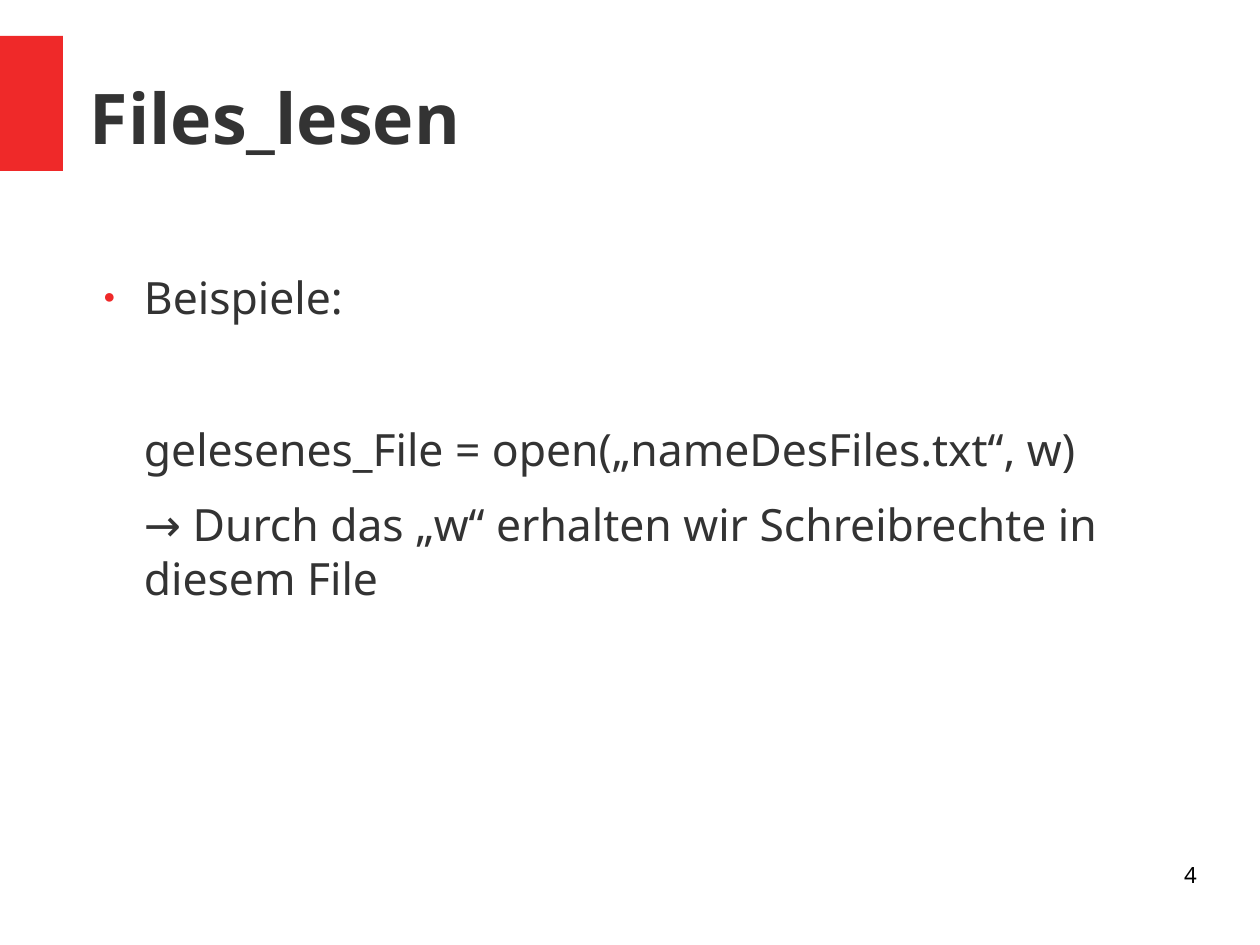
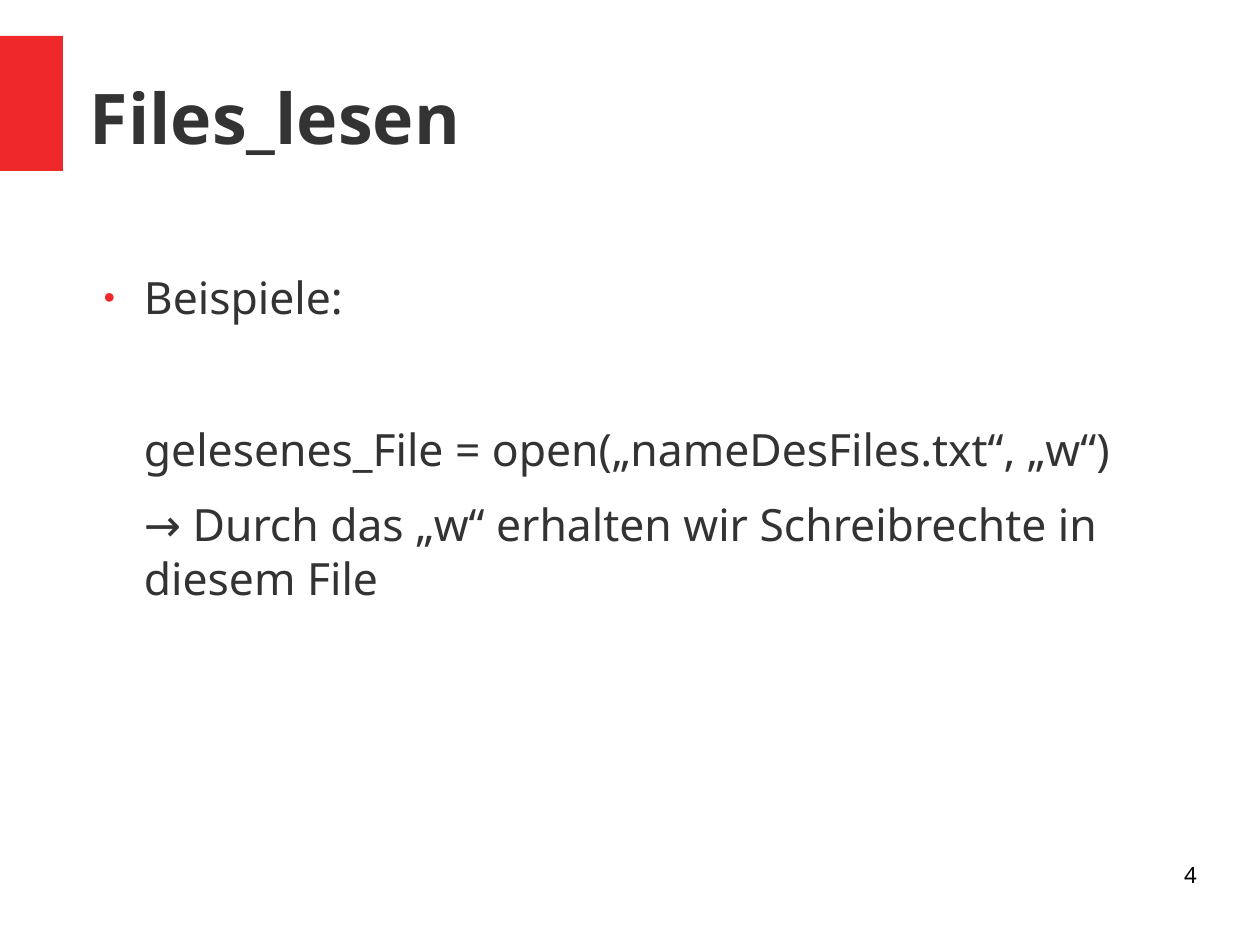
Before and after one commit to MasterLeader09/MinecraftOnMondayHSHL, a slide deck: slide 4 of Theorie/8. Files_lesen.odp. Drawn at 1260x945 pixels with LibreOffice and Linux fonts; fonts in the diff are those of the drawing. Boxes give left, top, right and bottom in pixels: in the first picture for what was removed or moved away, otherwise in the second. Text is boxed around its words. In the diff, an @@ line names an element or a change of style, - is before the commit and + after.

Commit message:
Files_lesen berichtigt

```diff
--- a/Theorie/8. Files_lesen.odp
+++ b/Theorie/8. Files_lesen.odp
@@ text at bbox=[144, 432, 1110, 477]: text changed @@
-gelesenes_File = open(„nameDesFiles.txt“, w)
+gelesenes_File = open(„nameDesFiles.txt“, „w“)
```
Also in this commit, not shown: 4 other slides changed.
